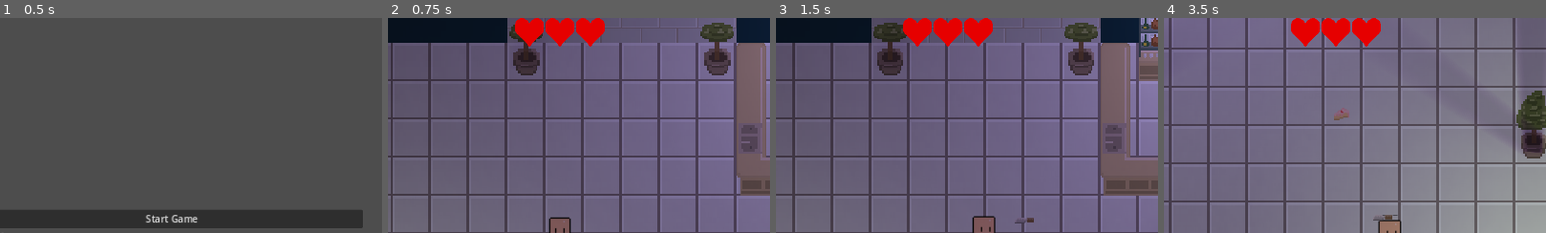
Above: before the commit, frames 1-4 (left to right).
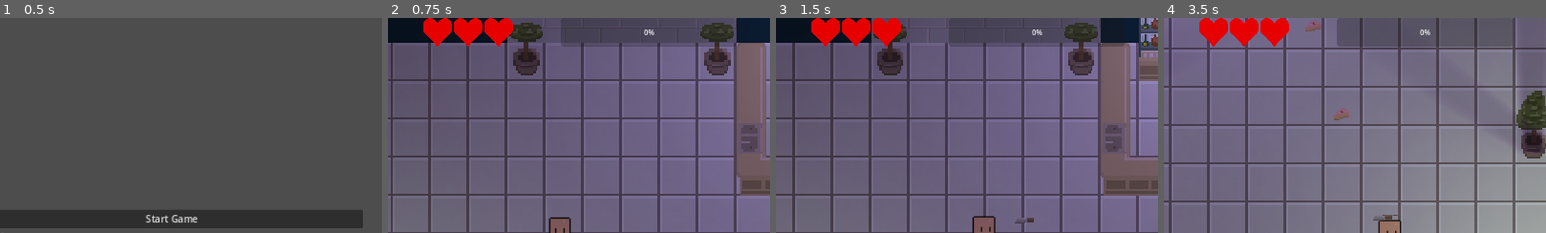
Above: after the commit, the same moments.

Repository: KDing0/GGJGodot
Game: Godot game, scene res://Misc/GameManager.tscn
The game is run twice, just before and just after one commit, with the same random seed, the same clock (stepped at 60 frames per second) and the same inputs.
Inputs (mouse positions are % of the whole screen's width and height, from its top left):
- Up to frame 1 (0.5 s): no input
- Up to frame 2 (0.75 s): click "Start Game" at 0.5 s
- Up to frame 3 (1.5 s): tap Enter at 1.25 s; move the mouse to (72, 45) at 1.27 s; press the mouse at (72, 45) at 1.28 s; hold Right (player_right) from 1.28 s (still down)
- Up to frame 4 (3.5 s): move the mouse to (30, 55) at 2.02 s; release Right (player_right) at 2.03 s; release the mouse at (30, 55) at 2.03 s; hold Down (player_down) 2.03-2.78 s; click (30, 55) at 2.1 s; move the mouse to (60, 28) at 2.77 s; press the mouse at (60, 28) at 2.78 s; hold Right (player_right) from 2.78 s (still down)
The pictures show only the part of the screen within x 28-78%, y 0-50%; the shares and areas given below are measured in that part.

Frame 1 is identical in both runs. In frame 2, 8.1% of the frame differs, in the area x 9-92%, y 0-14%; in frame 3, 7.6%; in frame 4, 8.9%.

Commit message:
added Laugh Progress to UI

Diff:
--- a/src/Misc/WaveSave.gd
+++ b/src/Misc/WaveSave.gd
@@ -24,6 +24,8 @@
 	currentWave += 1
 	currentBatch = -1
 	print("INFO: Start wave: ", currentWave)
+	if (currentWave != 0):
+		LaughCounter.laughs = LaughCounter.laughs + 1
 	return waveMap.has(currentWave)
 
 func next() -> Array:
--- a/src/UI/LaugProgress.gd
+++ /dev/null
@@ -1,8 +0,0 @@
-extends Control
-
-var MAX_LAUGHS = 5
-
-# Called every frame. 'delta' is the elapsed time since the previous frame.
-func _physics_process(delta):
-	$ProgressBar.value = LaughCounter.laugh / 5
-	#if LaughCounter.laugh == 5:
--- a/src/UI/LaugProgress.tscn
+++ b/src/UI/LaugProgress.tscn
@@ -1,6 +1,15 @@
-[gd_scene load_steps=3 format=3 uid="uid://bngjxghvbtd6m"]
+[gd_scene load_steps=3 format=3 uid="uid://qng2p82q3xgf"]
 
-[ext_resource type="Script" path="res://UI/LaugProgress.gd" id="1_0uq62"]
+[sub_resource type="GDScript" id="GDScript_78kdi"]
+script/source = "extends Control
+
+var MAX_LAUGHS = 5
+
+# Called every frame. 'delta' is the elapsed time since the previous frame.
+func _physics_process(delta):
+	$ProgressBar.value = LaughCounter.laugh / 5
+	#if LaughCounter.laugh == 5:
+"
 
 [sub_resource type="StyleBoxFlat" id="StyleBoxFlat_fgrhq"]
 bg_color = Color(0.956863, 0.360784, 0.529412, 1)
@@ -12,10 +21,18 @@
 anchor_bottom = 1.0
 grow_horizontal = 2
 grow_vertical = 2
-script = ExtResource("1_0uq62")
+script = SubResource("GDScript_78kdi")
 
-[node name="ProgressBar" type="ProgressBar" parent="."]
-layout_mode = 0
-offset_right = 339.0
-offset_bottom = 27.0
+[node name="HBoxContainer" type="HBoxContainer" parent="."]
+layout_mode = 1
+anchors_preset = 5
+anchor_left = 0.5
+anchor_right = 0.5
+offset_left = -52.0
+offset_right = 52.0
+offset_bottom = 32.0
+pivot_offset = Vector2(52, 0)
+
+[node name="ProgressBar" type="ProgressBar" parent="HBoxContainer"]
+layout_mode = 2
 theme_override_styles/fill = SubResource("StyleBoxFlat_fgrhq")
--- a/src/UI/LaughCounter.gd
+++ b/src/UI/LaughCounter.gd
@@ -1,3 +1,5 @@
 extends Node
 
-var laughs = 0
+var laughs = -1
+
+var maxlaughs = 5
--- a/src/UI/lives.gd
+++ b/src/UI/lives.gd
@@ -1,17 +1,24 @@
 extends CanvasLayer
 
+var MAX_LAUGHS = 5
 signal game_over
 var empty_heart = preload("res://Assets/UI/heart_empty.png")
 
 func _ready():
 	Livecounter.lives=3
+	LaughCounter.laughs=0
+	LaughCounter.maxlaughs = Waves.waveMap.size()
+	MAX_LAUGHS = float(LaughCounter.maxlaughs)
+	$HBoxContainer/HBoxContainer2/ProgressBar.max_value = MAX_LAUGHS
 
 func _process(delta):
+	var progress = LaughCounter.laughs
+	$HBoxContainer/HBoxContainer2/ProgressBar.value = progress
 	if Livecounter.lives==2:
-		$HBoxContainer/Sprite2D.texture = empty_heart
+		$HBoxContainer/HBoxContainer/Sprite2D.texture = empty_heart
 	if Livecounter.lives==1:
-		$HBoxContainer/Sprite2D2.texture = empty_heart
+		$HBoxContainer/HBoxContainer/Sprite2D2.texture = empty_heart
 	if Livecounter.lives==0:
-		$HBoxContainer/Sprite2D.texture = empty_heart
+		$HBoxContainer/HBoxContainer/Sprite2D3.texture = empty_heart
 		game_over.emit()
 		#get_tree().reload_current_scene()
--- a/src/UI/lives.tscn
+++ b/src/UI/lives.tscn
@@ -1,7 +1,10 @@
-[gd_scene load_steps=3 format=3 uid="uid://dl3h2vjeq7i23"]
+[gd_scene load_steps=4 format=3 uid="uid://dl3h2vjeq7i23"]
 
 [ext_resource type="Script" path="res://UI/lives.gd" id="1_5fj5m"]
 [ext_resource type="Texture2D" uid="uid://cljo3qmn0yhvf" path="res://Assets/UI/heart_full.png" id="2_j33g4"]
+
+[sub_resource type="StyleBoxFlat" id="StyleBoxFlat_x4n5v"]
+bg_color = Color(0.690196, 0.592157, 0.286275, 1)
 
 [node name="Lives" type="CanvasLayer"]
 process_mode = 3
@@ -11,21 +14,41 @@
 anchors_preset = 5
 anchor_left = 0.5
 anchor_right = 0.5
-offset_left = -100.0
-offset_right = 100.0
+offset_left = -104.0
+offset_right = 596.0
 offset_bottom = 64.0
 grow_horizontal = 2
 scale = Vector2(0.75, 0.75)
-pivot_offset = Vector2(100, 0)
+pivot_offset = Vector2(-500, 0)
 
-[node name="Sprite2D" type="TextureRect" parent="HBoxContainer"]
+[node name="HBoxContainer" type="HBoxContainer" parent="HBoxContainer"]
+layout_mode = 2
+
+[node name="Sprite2D" type="TextureRect" parent="HBoxContainer/HBoxContainer"]
 layout_mode = 2
 texture = ExtResource("2_j33g4")
 
-[node name="Sprite2D2" type="TextureRect" parent="HBoxContainer"]
+[node name="Sprite2D2" type="TextureRect" parent="HBoxContainer/HBoxContainer"]
 layout_mode = 2
 texture = ExtResource("2_j33g4")
 
-[node name="Sprite2D3" type="TextureRect" parent="HBoxContainer"]
+[node name="Sprite2D3" type="TextureRect" parent="HBoxContainer/HBoxContainer"]
 layout_mode = 2
 texture = ExtResource("2_j33g4")
+
+[node name="HBoxContainer2" type="HBoxContainer" parent="HBoxContainer"]
+layout_mode = 2
+size_flags_horizontal = 3
+alignment = 2
+
+[node name="MarginContainer" type="MarginContainer" parent="HBoxContainer/HBoxContainer2"]
+layout_mode = 2
+theme_override_constants/margin_left = 100
+theme_override_constants/margin_top = 0
+
+[node name="ProgressBar" type="ProgressBar" parent="HBoxContainer/HBoxContainer2"]
+layout_mode = 2
+size_flags_horizontal = 3
+size_flags_vertical = 1
+theme_override_styles/fill = SubResource("StyleBoxFlat_x4n5v")
+max_value = 5.0
